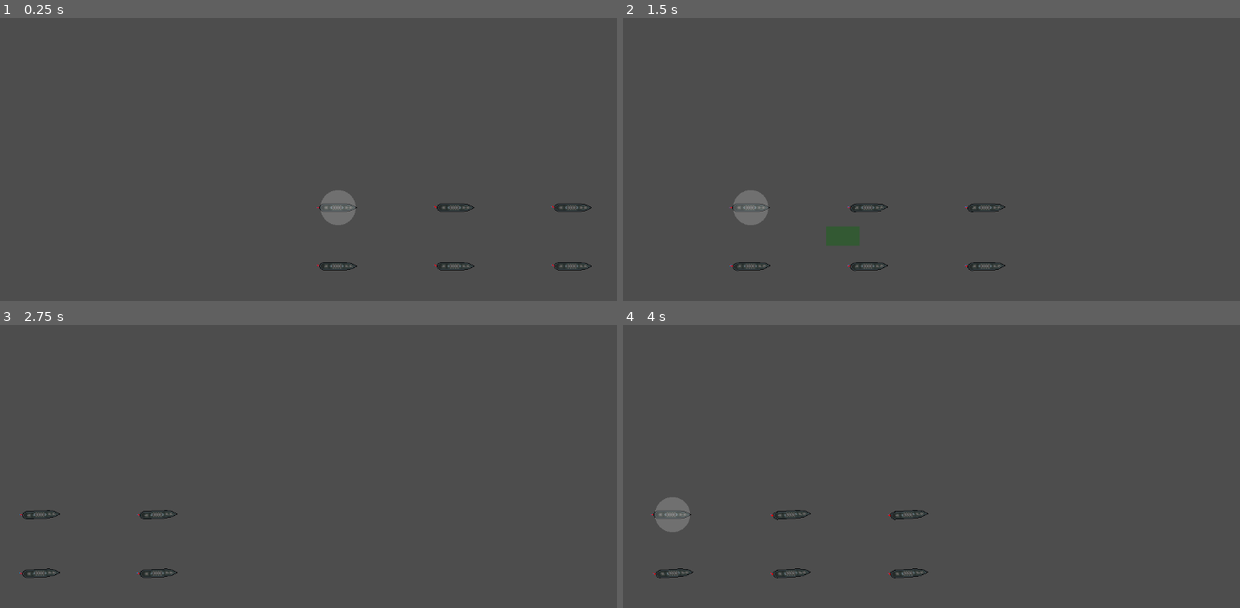
Above: before the commit, frames 1-4 (two rows, left to right).
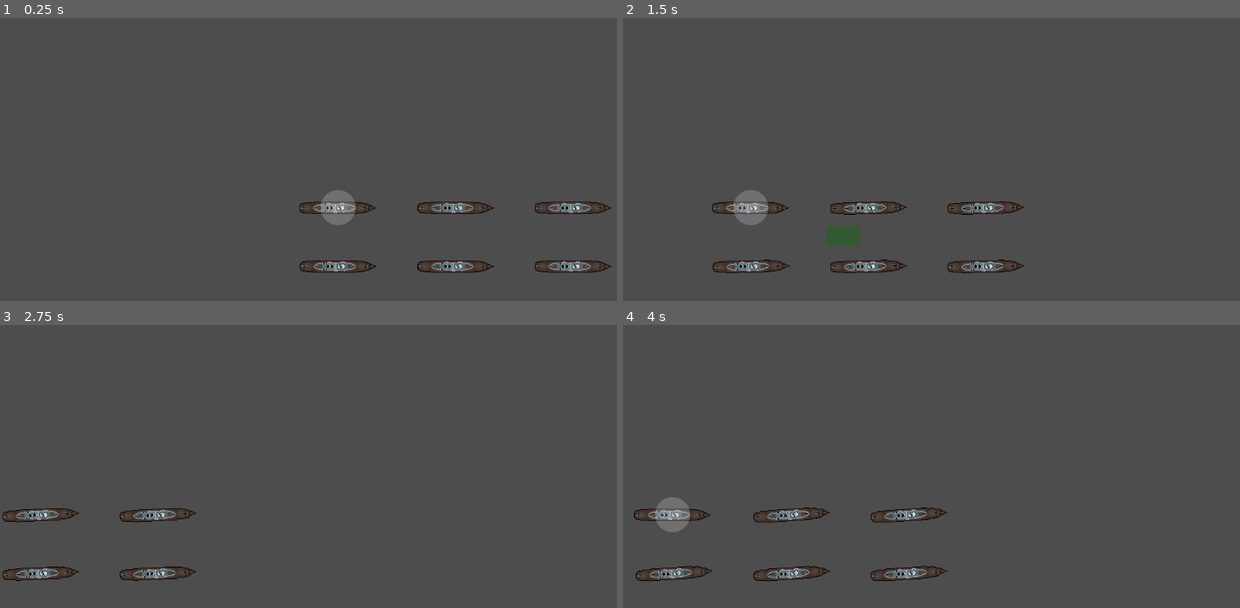
Above: after the commit, the same moments.

Repository: ObfuscatedOwl/bote-game
Game: Godot game, scene res://scenes/testScene.tscn
Two runs of this game, one before a commit and one after it. Both use one fixed random seed, a clock stepped at 60 frames per second and the inputs below.
Inputs (mouse positions are in pixels of both pictures, inside the frame that each line leads up to):
- Up to frame 1 (0.25 s): no input
- Up to frame 2 (1.5 s): tap Enter (runRotor) at 0.5 s; move the mouse to (1110, 187) at 0.52 s; hold Right (ui_right) 0.53-1.25 s; tap D (D) at 0.6 s; click (1110, 187) at 0.67 s; tap S (S) at 0.8 s; drag from (826, 227) to (925, 284) at 1.27 s
- Up to frame 3 (2.75 s): move the mouse to (407, 432) at 2.02 s; hold Right (ui_right) from 2.03 s (still down); tap A (A) at 2.1 s; click (407, 432) at 2.17 s; tap S (S) at 2.3 s
- Up to frame 4 (4 s): release Right (ui_right) at 2.75 s; drag from (925, 591) to (758, 458) at 2.77 s; move the mouse to (1165, 571) at 3.52 s; hold Left (ui_left) from 3.53 s (still down); tap S (S) at 3.6 s; click (1165, 571) at 3.67 s

The runs differ from the first frame. In frame 1, 2.5% of the frame differs, in the area x 48-100%, y 64-91%; in frame 2, 2.5%; in frame 3, 1.7%; in frame 4, 2.5%.

Commit message:
bote sprite update

Diff:
--- a/bote game/scenes/terrain.tscn
+++ b/bote game/scenes/terrain.tscn
@@ -1,7 +1,7 @@
-[gd_scene load_steps=9 format=3 uid="uid://vairod3hykgk"]
+[gd_scene load_steps=9 format=3 uid="uid://dabl0ajxiu4on"]
 
 [ext_resource type="Script" path="res://scripts/terrain.gd" id="1_bdw1v"]
-[ext_resource type="Texture2D" uid="uid://bcxhwp28s8u4g" path="res://sprites/Tilemap/Sand.png" id="2_qtjrc"]
+[ext_resource type="Texture2D" uid="uid://bcxhwp28s8u4g" path="res://sprites/tilemap/Sand.png" id="2_bia0i"]
 [ext_resource type="Script" path="res://scripts/customAutoTile.gd" id="3_ci1mg"]
 
 [sub_resource type="Gradient" id="Gradient_eypxo"]
@@ -24,7 +24,7 @@
 noise = SubResource("FastNoiseLite_i0lhg")
 
 [sub_resource type="TileSetAtlasSource" id="TileSetAtlasSource_bbc65"]
-texture = ExtResource("2_qtjrc")
+texture = ExtResource("2_bia0i")
 0:0/0 = 0
 1:0/0 = 0
 2:0/0 = 0
--- a/bote game/scripts/boteHolder.gd
+++ b/bote game/scripts/boteHolder.gd
@@ -15,6 +15,7 @@
 
 const angleDontCare = 10
 const clickRadius = 50
+const lineSpread = -200
 
 # Called when the node enters the scene tree for the first time.
 func _ready():
@@ -186,7 +187,7 @@
 
 	for i in range(botesInLine.size()-1):
 		botesInLine[i].formationCommands = []
-		connectBotes(botesInLine[i], botesInLine[i+1], Vector2(-100, 0))
+		connectBotes(botesInLine[i], botesInLine[i+1], Vector2(lineSpread, 0))
 
 	selected = [botesInLine[0]]
 	botesInLine = []
Not shown: 1 places in bote game/scenes/testScene.tscn that only renumber resources
Not shown, changed: bote game/sprites/Tilemap/Grass.png.import
Not shown, changed: bote game/sprites/Tilemap/Sand.png.import
Binary file changed: bote game/sprites/botes/Destroyer.png
Not shown, changed: bote game/sprites/botes/Destroyer.png.import
